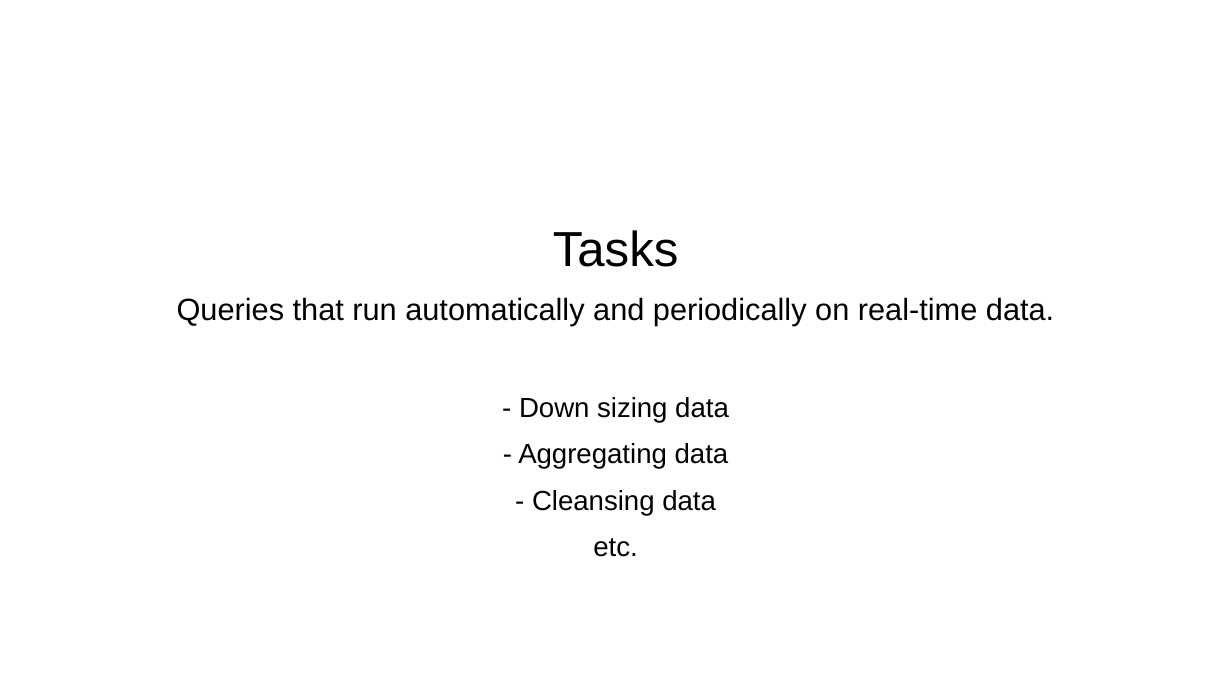
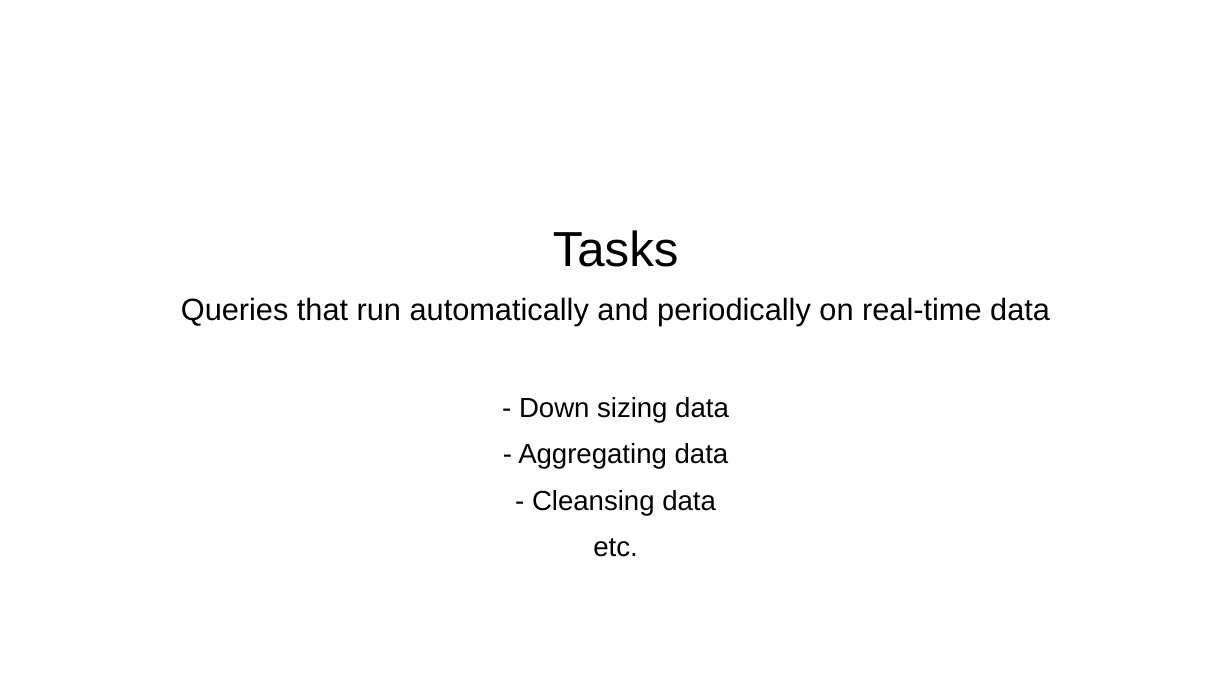
Before and after one commit to skrabbenborg/nosql-talk, a slide deck: slide 12 of presentation/presentation.pptx. Drawn at 1232x693 pixels with LibreOffice and Linux fonts; fonts in the diff are those of the drawing; background and template pictures are left out. Boxes give left, top, right and bottom in pixels: in the first picture for what was removed or moved away, otherwise in the second. Text is boxed around its words. In the diff, an @@ line names an element or a change of style, - is before the commit and + after.

```diff
--- a/presentation/presentation.pptx
+++ b/presentation/presentation.pptx
@@ text at [181,297,1050,325]: text changed @@
-Queries that run automatically and periodically on real-time data.
+Queries that run automatically and periodically on real-time data
```
Also in this commit, not shown: 3 other slides changed, 4 slides added, 4 slides removed, 1 other file.
